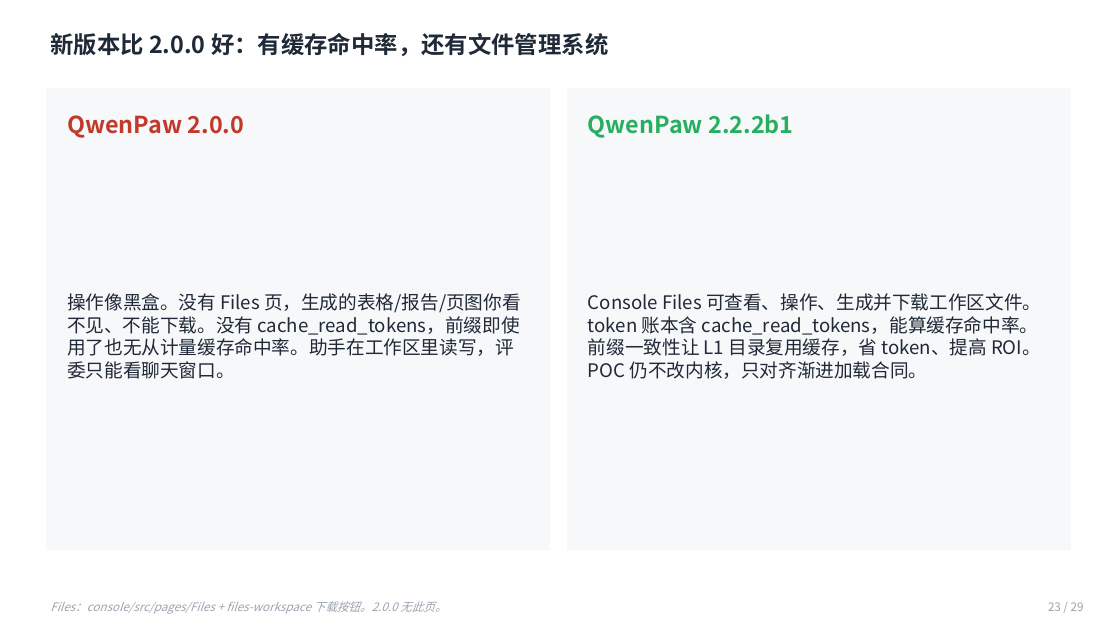
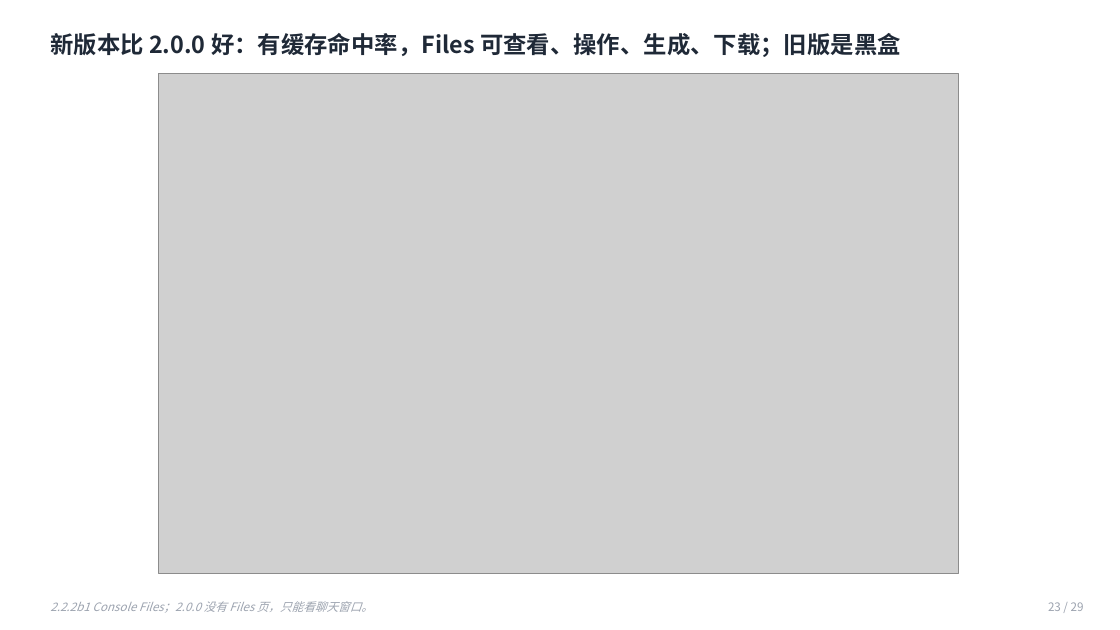
Before and after one commit to LiNan1984/shunde-poc, a slide deck: slide 23 of docs/演示材料/顺德POC四助手架构.pptx. Drawn at 1120x630 pixels with LibreOffice and Linux fonts; fonts in the diff are those of the drawing; grey boxes stand for pictures. Boxes give left, top, right and bottom in pixels: in the first picture for what was removed or moved away, otherwise in the second. Text is boxed around its words. In the diff, an @@ line names an element or a change of style, - is before the commit and + after.

```diff
--- a/docs/演示材料/顺德POC四助手架构.pptx
+++ b/docs/演示材料/顺德POC四助手架构.pptx
@@ text at bbox=[50, 33, 901, 57]: text changed @@
-新版本比 2.0.0 好：有缓存命中率，还有文件管理系统
+新版本比 2.0.0 好：有缓存命中率，Files 可查看、操作、生成、下载；旧版是黑盒
@@ rectangle removed at bbox=[46, 88, 550, 550] @@
@@ picture added at bbox=[159, 74, 959, 574] @@
@@ rectangle removed at bbox=[567, 88, 1071, 550] @@
@@ text removed at bbox=[588, 114, 793, 138] @@
-QwenPaw 2.2.2b1
@@ text removed at bbox=[67, 293, 521, 379] @@
-操作像黑盒。没有 Files 页，生成的表格/报告/页图你看不见、不能下载。没有 cache_read_tokens，前缀即使用了也无从计量缓存命中率。助手在工作区里读写，评委只能看聊天窗口。
@@ text removed at bbox=[588, 293, 1041, 379] @@
-Console Files 可查看、操作、生成并下载工作区文件。token 账本含 cache_read_tokens，能算缓存命中率。前缀一致性让 L1 目录复用缓存，省 token、提高 ROI。POC 仍不改内核，只对齐渐进加载合同。
@@ text at bbox=[50, 601, 373, 613]: text changed; size 20 to 10 pt; text colour #C0392B to #9CA3AF; bold off; italic on @@
-QwenPaw 2.0.0
+2.2.2b1 Console Files；2.0.0 没有 Files 页，只能看聊天窗口。
@@ text removed at bbox=[50, 601, 447, 614] @@
-Files：console/src/pages/Files + files-workspace 下载按钮。2.0.0 无此页。
```
Also in this commit, not shown: 3 other slides changed, 1 other file.
